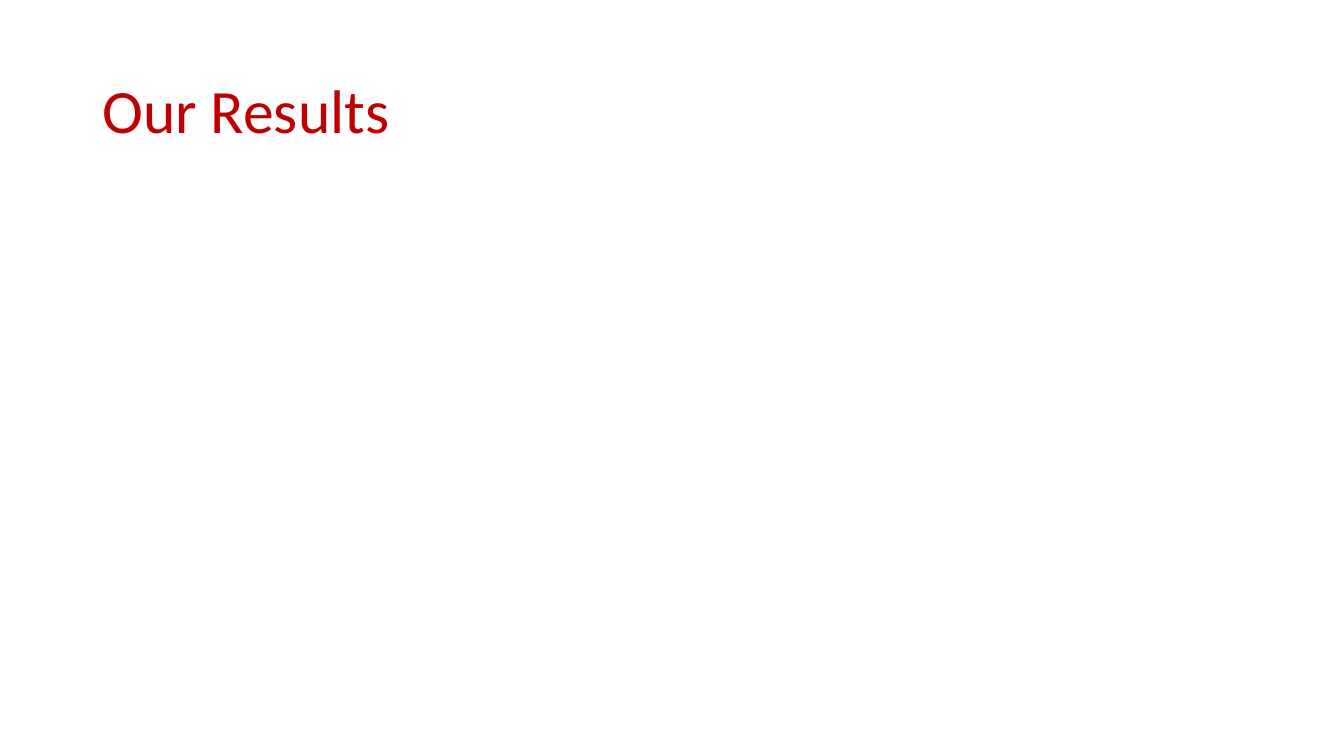
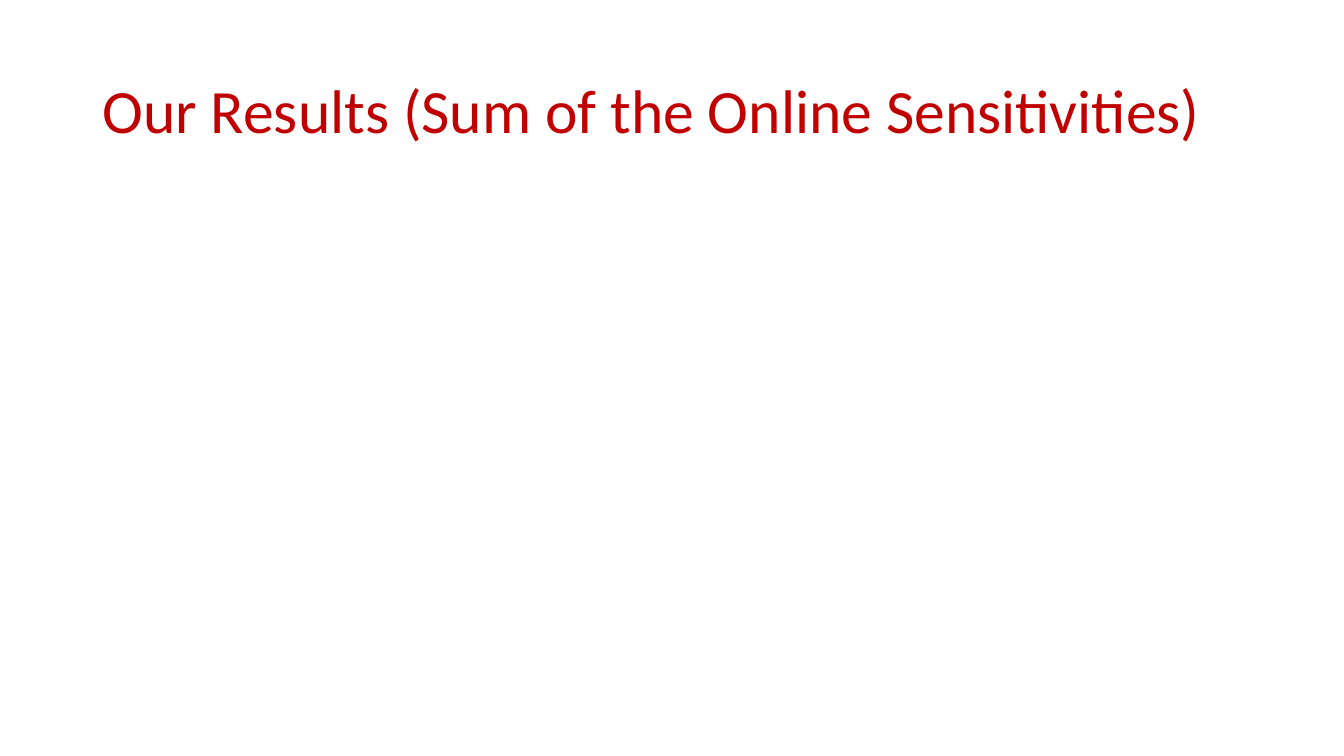
Before and after one commit to samsonzhou/samsonzhou.github.io, a slide deck: slide 20 of other-talks/FOCS 2023.pptx (slide 25 before the commit). Drawn at 1344x756 pixels with LibreOffice and Linux fonts; fonts in the diff are those of the drawing; grey boxes stand for pictures. Boxes give left, top, right and bottom in pixels: in the first picture for what was removed or moved away, otherwise in the second. Text is boxed around its words. In the diff, an @@ line names an element or a change of style, - is before the commit and + after.

```diff
--- a/other-talks/FOCS 2023.pptx
+++ b/other-talks/FOCS 2023.pptx
@@ title at <box>102,88,1199,142</box>: text changed @@
-Our Results
+Our Results (Sum of the Online Sensitivities)
```
Also in this commit, not shown: 7 other slides changed, 36 slides added, 1 slide removed, 1 other file.
